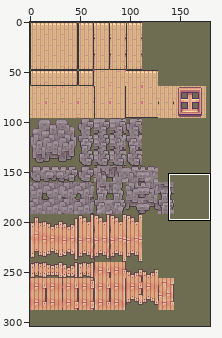
Edited in one commit: sprite sheet (images/tiles/walls.png). The picture above shows the old version from afar; the outline marks the close-up.
Close-up. The starting point:
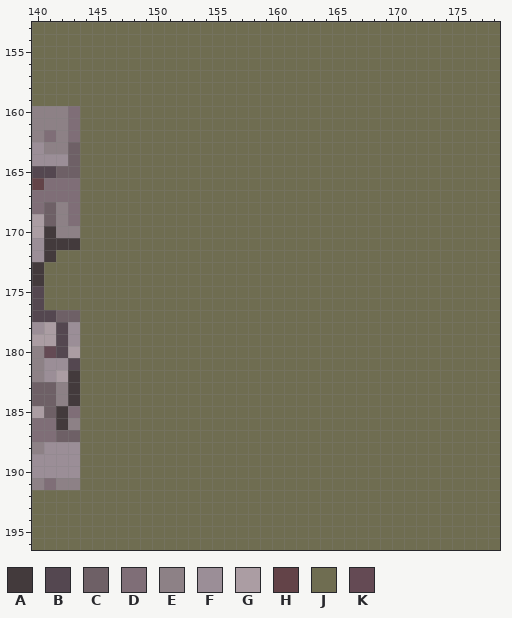
The file is 180x304 pixels. Colours within 5 levels of each other are drawn and written as one. Shown: x 140..178, y 153..196.
Palette (. is transparent): A #433a3c  B #544750  C #6e6066  D #7f6e77  E #8d8186  F #9b8e97  G #ab9da3  H #634348  J #6f6d51  K #644a54
Pixels before, first column x 140:
153 JJJJJJJJJJJJJJJJJJJJJJJJJJJJJJJJJJJJJJJ
154 JJJJJJJJJJJJJJJJJJJJJJJJJJJJJJJJJJJJJJJ
155 JJJJJJJJJJJJJJJJJJJJJJJJJJJJJJJJJJJJJJJ
156 JJJJJJJJJJJJJJJJJJJJJJJJJJJJJJJJJJJJJJJ
157 JJJJJJJJJJJJJJJJJJJJJJJJJJJJJJJJJJJJJJJ
158 JJJJJJJJJJJJJJJJJJJJJJJJJJJJJJJJJJJJJJJ
159 JJJJJJJJJJJJJJJJJJJJJJJJJJJJJJJJJJJJJJJ
160 EEEDJJJJJJJJJJJJJJJJJJJJJJJJJJJJJJJJJJJ
161 EEEDJJJJJJJJJJJJJJJJJJJJJJJJJJJJJJJJJJJ
162 EDEDJJJJJJJJJJJJJJJJJJJJJJJJJJJJJJJJJJJ
163 FEECJJJJJJJJJJJJJJJJJJJJJJJJJJJJJJJJJJJ
164 FFFCJJJJJJJJJJJJJJJJJJJJJJJJJJJJJJJJJJJ
165 BBCCJJJJJJJJJJJJJJJJJJJJJJJJJJJJJJJJJJJ
166 HDDDJJJJJJJJJJJJJJJJJJJJJJJJJJJJJJJJJJJ
167 DDDDJJJJJJJJJJJJJJJJJJJJJJJJJJJJJJJJJJJ
168 DCEDJJJJJJJJJJJJJJJJJJJJJJJJJJJJJJJJJJJ
169 GCEDJJJJJJJJJJJJJJJJJJJJJJJJJJJJJJJJJJJ
170 GAEEJJJJJJJJJJJJJJJJJJJJJJJJJJJJJJJJJJJ
171 FAAAJJJJJJJJJJJJJJJJJJJJJJJJJJJJJJJJJJJ
172 FAJJJJJJJJJJJJJJJJJJJJJJJJJJJJJJJJJJJJJ
173 AJJJJJJJJJJJJJJJJJJJJJJJJJJJJJJJJJJJJJJ
174 AJJJJJJJJJJJJJJJJJJJJJJJJJJJJJJJJJJJJJJ
175 BJJJJJJJJJJJJJJJJJJJJJJJJJJJJJJJJJJJJJJ
176 BJJJJJJJJJJJJJJJJJJJJJJJJJJJJJJJJJJJJJJ
177 BBCCJJJJJJJJJJJJJJJJJJJJJJJJJJJJJJJJJJJ
178 FGBFJJJJJJJJJJJJJJJJJJJJJJJJJJJJJJJJJJJ
179 GGBFJJJJJJJJJJJJJJJJJJJJJJJJJJJJJJJJJJJ
180 EKBGJJJJJJJJJJJJJJJJJJJJJJJJJJJJJJJJJJJ
181 EFFBJJJJJJJJJJJJJJJJJJJJJJJJJJJJJJJJJJJ
182 EFGAJJJJJJJJJJJJJJJJJJJJJJJJJJJJJJJJJJJ
183 CCEAJJJJJJJJJJJJJJJJJJJJJJJJJJJJJJJJJJJ
184 CCEAJJJJJJJJJJJJJJJJJJJJJJJJJJJJJJJJJJJ
185 GCADJJJJJJJJJJJJJJJJJJJJJJJJJJJJJJJJJJJ
186 DDAEJJJJJJJJJJJJJJJJJJJJJJJJJJJJJJJJJJJ
187 DDCCJJJJJJJJJJJJJJJJJJJJJJJJJJJJJJJJJJJ
188 EFFFJJJJJJJJJJJJJJJJJJJJJJJJJJJJJJJJJJJ
189 FFFFJJJJJJJJJJJJJJJJJJJJJJJJJJJJJJJJJJJ
190 FFFFJJJJJJJJJJJJJJJJJJJJJJJJJJJJJJJJJJJ
191 EDEEJJJJJJJJJJJJJJJJJJJJJJJJJJJJJJJJJJJ
192 JJJJJJJJJJJJJJJJJJJJJJJJJJJJJJJJJJJJJJJ
193 JJJJJJJJJJJJJJJJJJJJJJJJJJJJJJJJJJJJJJJ
194 JJJJJJJJJJJJJJJJJJJJJJJJJJJJJJJJJJJJJJJ
195 JJJJJJJJJJJJJJJJJJJJJJJJJJJJJJJJJJJJJJJ
196 JJJJJJJJJJJJJJJJJJJJJJJJJJJJJJJJJJJJJJJ
Once edited:
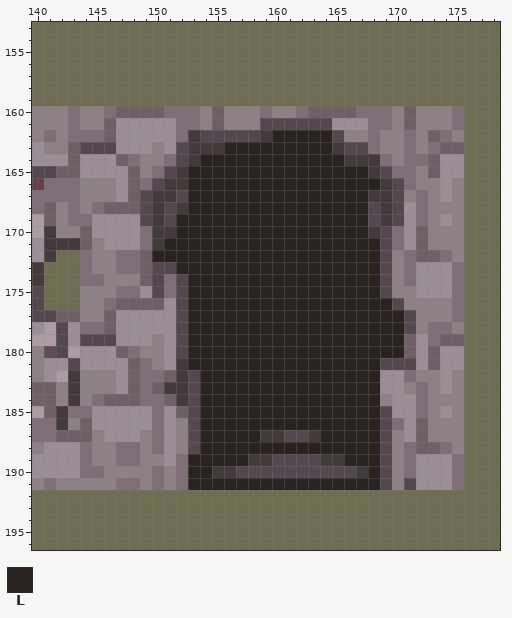
Colours new in this view: L #29231f
From old to new:
Changed rows in their new state; - is an unchanged pixel.
first column x 144:
160 EEDCCCCDDDECEEEDEEDCCCCDDDECEEED
161 EECFFFFFDDECEEEBBBBBBFFFDDECEEED
162 DDCFFFFFDABBBBBALLLLLBEEDEEDECDE
163 BBBFFFEFBAAALLLLLLLLLABBDEEDEDCC
164 FFFCDEEDBALLLLLLLLLLLLAAADEDDCFF
165 FFFFCEDBALLLLLLLLLLLLLLLABDDECFF
166 EEEFCDBAALLLLLLLLLLLLLLLLABDEEFE
167 EEEFCBAABLLLLLLLLLLLLLLLAABEDEFE
168 EDCCCBABALLLLLLLLLLLLLLLBABFDEEE
169 DFFFFBABLLLLLLLLLLLLLLLLBABFDEFE
170 CFFFFDAALLLLLLLLLLLLLLLLABDFCEEE
171 CEFFFDALLLLLLLLLLLLLLLLLLBDFCEEE
172 DEEDDCLLLLLLLLLLLLLLLLLLLBEDCCDE
173 DEEDDCBBLLLLLLLLLLLLLLLLLBEDFFFD
174 DDEEECBDBLLLLLLLLLLLLLLLLBEDFFFD
175 EEEDDFBDBLLLLLLLLLLLLLLLLBEEFFFD
176 EEDCCCCFBLLLLLLLLLLLLLLLLLBEEEED
177 EECFFFFFBLLLLLLLLLLLLLLLLLLBEEED
178 DDCFFFFFBLLLLLLLLLLLLLLLLLLBEDDE
179 BBBFFFEFBLLLLLLLLLLLLLLLLLLCFDCC
180 FFFCDEEFBLLLLLLLLLLLLLLLLLLCFCFF
181 FFFFCDEFALLLLLLLLLLLLLLLLBBBFCFF
182 EEEFCDDCABLLLLLLLLLLLLLLLFFDEEFE
183 EEEFCDCAABLLLLLLLLLLLLLLLFFEDEFE
184 EDCCCDDCABLLLLLLLLLLLLLLLEFFDEEE
185 DFFFFFDFCBLLLLLLLLLLLLLLLBFFDEFE
186 CFFFFFDFEBLLLLLLLLLLLLLLLBDFCEEE
187 CEFFFEDFEBLLLLLAABBALLLLLBEFCEEE
188 DEEDDEDFEBLLLLLLLLLLLLLLLBEDCCDE
189 DEEDDEEFDLLLLLAABBBBAALLLBEDFFFD
190 DDEEEEDEDLLAABBBBBBBBBBALBEDFFFD
191 EEEDDEDEDLLLLLLLLLLLLLLLLBEBFFFD
Boxes around the changes in both close-ups, in picture pixels (x1, y1, x2, y2):
changed: (80, 106, 464, 490)
